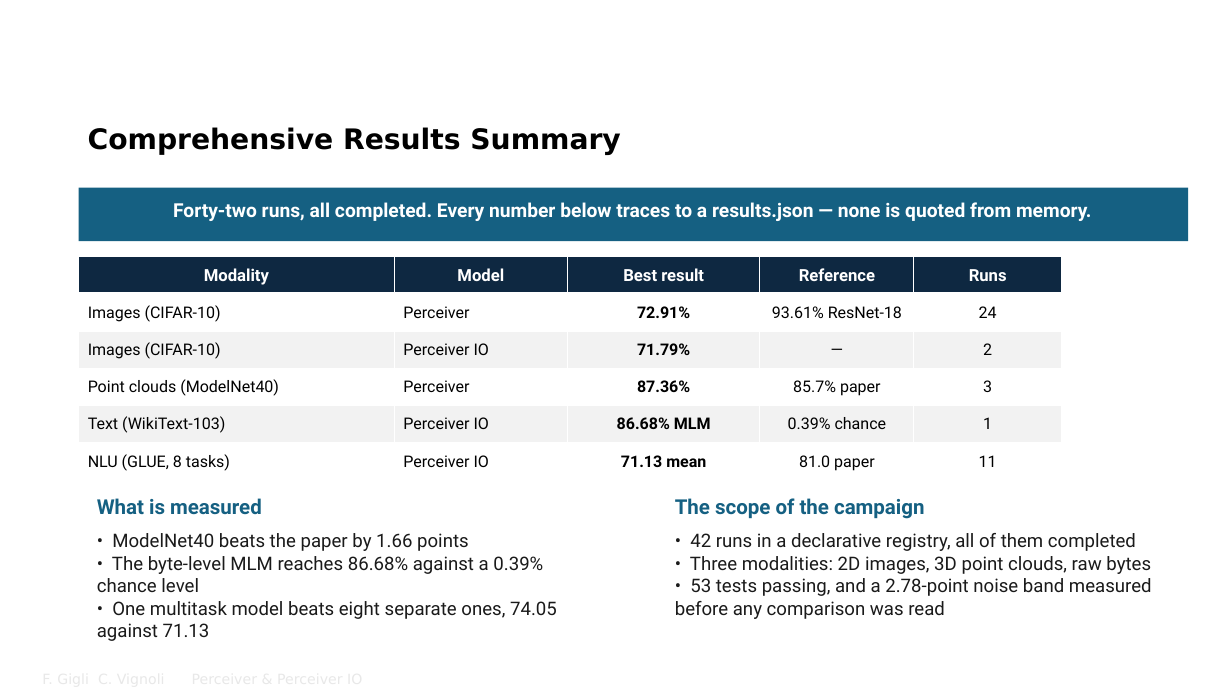
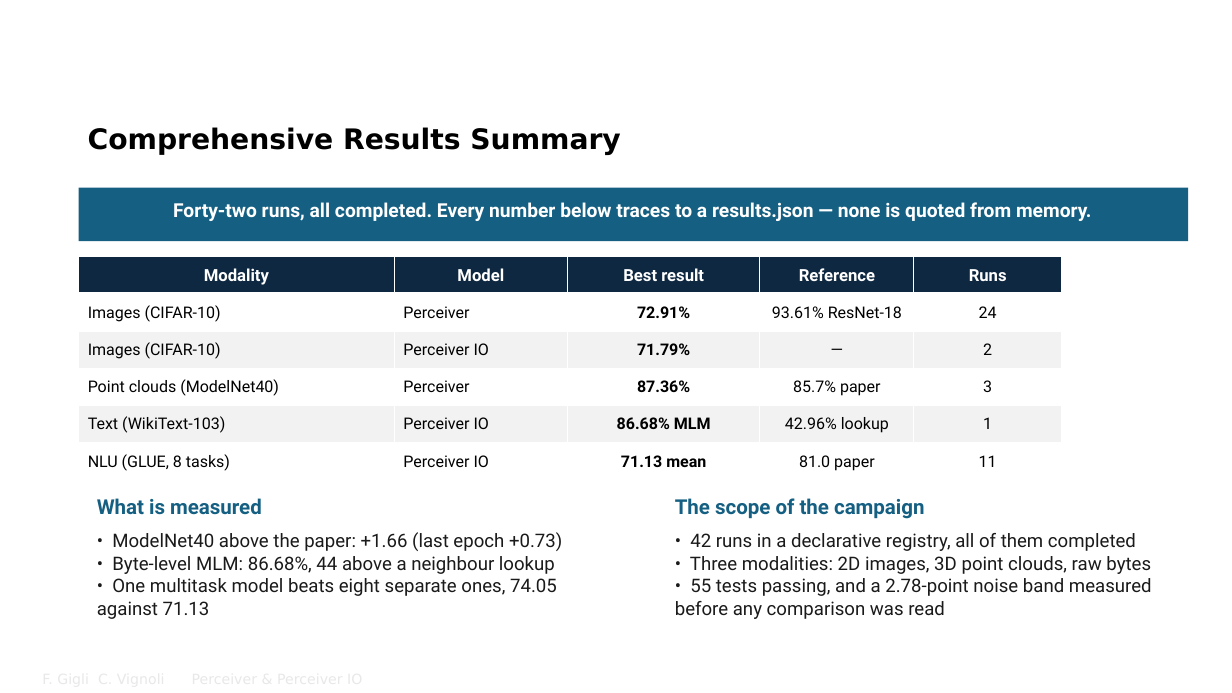
Before and after one commit to FrancescoGigli/Perceiver_project, a slide deck: slide 35 of sito/slide/Perceiver & Perceiver IO.pptx. Drawn at 1232x693 pixels with LibreOffice and Linux fonts; fonts in the diff are those of the drawing; background and template pictures are left out. Boxes give left, top, right and bottom in pixels: in the first picture for what was removed or moved away, otherwise in the second. Text is boxed around its words. In the diff, an @@ line names an element or a change of style, - is before the commit and + after.

```diff
--- a/sito/slide/Perceiver & Perceiver IO.pptx
+++ b/sito/slide/Perceiver & Perceiver IO.pptx
@@ table at [79, 257, 1063, 481] @@
-row 5, column 4: 0.39% chance
+row 5, column 4: 42.96% lookup
@@ text at [112, 532, 562, 574]: text changed @@
-• ModelNet40 beats the paper by 1.66 points
-• The byte-level MLM reaches 86.68% against a 0.39% chance level
+• ModelNet40 above the paper: +1.66 (last epoch +0.73)
+• Byte-level MLM: 86.68%, 44 above a neighbour lookup
@@ text at [675, 578, 1152, 619]: text changed @@
-• 53 tests passing, and a 2.78-point noise band measured before any comparison was read
+• 55 tests passing, and a 2.78-point noise band measured before any comparison was read
```
Also in this commit, not shown: 9 other slides changed, 28 other files.
